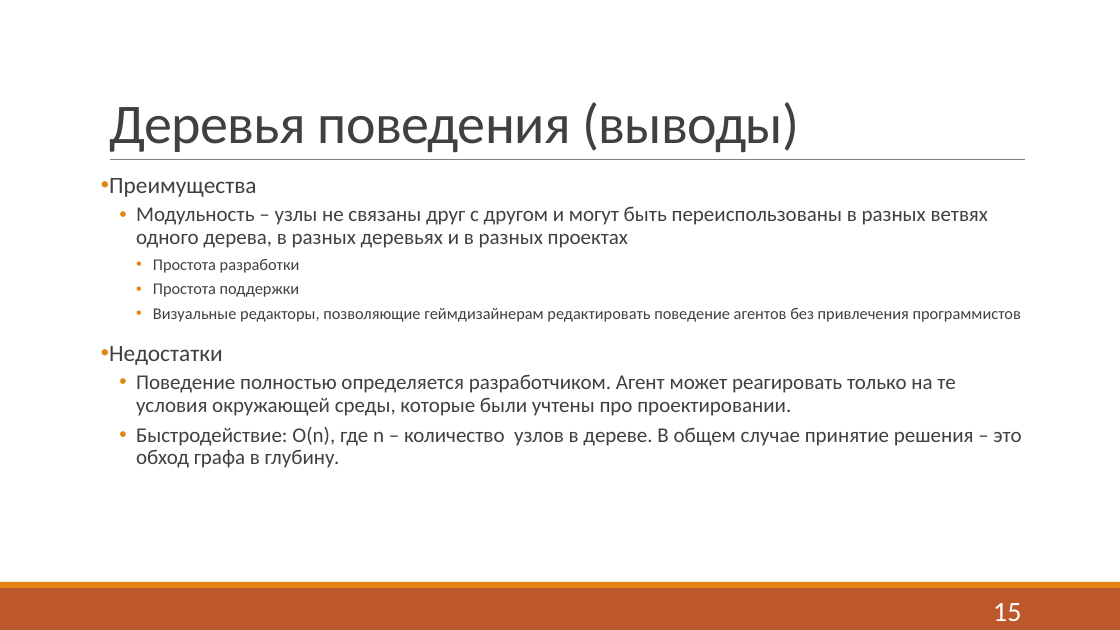
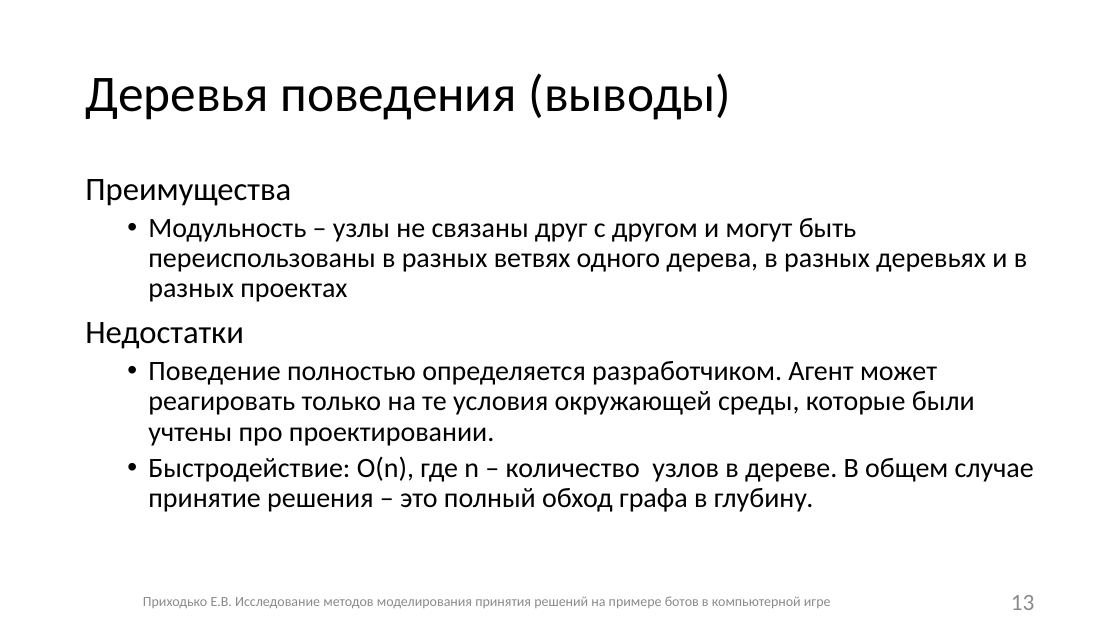
Before and after one commit to Fck-r-sns/Game_AI_thesis, a slide deck: slide 13 of Презентация.pptx (slide 15 before the commit). Drawn at 1120x630 pixels with LibreOffice and Linux fonts; fonts in the diff are those of the drawing. Boxes give left, top, right and bottom in pixels: in the first picture for what was removed or moved away, otherwise in the second. Text is boxed around its words. In the diff, an @@ line names an element or a change of style, - is before the commit and + after.

```diff
--- a/Презентация.pptx
+++ b/Презентация.pptx
@@ title "Деревья поведения (выводы)": place and size @@
-title "Деревья поведения (выводы)" at [109, 102, 799, 152]
+title "Деревья поведения (выводы)" at [85, 73, 732, 120]
@@ title "Деревья поведения (выводы)" at [85, 73, 732, 120]: size 48 to 44 pt, text colour #404040 to #000000, letter spacing -0.5 to 0 pt; line spacing 0.85 to 0.9; vertical alignment bottom to middle @@
@@ text "Преимущества": place and size @@
-text "Преимущества" at [109, 178, 1021, 468]
+text "Преимущества" at [85, 179, 1034, 512]
@@ text at [85, 179, 1027, 446]: size 20 to 28 pt in "Преимущества", "Недостатки"; text colour #404040 to #000000 in "Преимущества", "Модульность – узлы не связаны друг с ...", "Недостатки", "Поведение полностью определяется разработчиком. Агент может  ..."; size 18 to 24 pt in "Модульность – узлы не связаны друг с ...", "Поведение полностью определяется разработчиком. Агент может  ..."; bullet • to none; less space between paragraphs; indent changed @@
@@ line removed from (110, 160) to (1026, 160) @@
@@ text at [153, 259, 1021, 322]: paragraphs removed @@
-    • Простота разработки
-    • Простота поддержки
-    • Визуальные редакторы, позволяющие геймдизайнерам редактировать поведение агентов без привлечения программистов
@@ text at [148, 456, 1034, 512]: text changed; size 18 to 24 pt; text colour #404040 to #000000 @@
-  • Быстродействие: O(n), где n – количество узлов в дереве. В общем случае принятие решения – это обход графа в глубину.
+  • Быстродействие: O(n), где n – количество узлов в дереве. В общем случае принятие решения – это полный обход графа в глубину.
@@ rectangle removed at [0, 588, 1120, 630] @@
@@ rectangle removed at [0, 582, 1120, 588] @@
@@ text added at [143, 596, 831, 608], 12 pt, text #8C8C8C @@
+Приходько Е.В. Исследование методов моделирования принятия решений на примере ботов в компьютерной игре
@@ page number added at [1011, 595, 1035, 610], 20 pt, text #8C8C8C @@
+13
@@ page number removed at [993, 603, 1021, 621] @@
-15
```
Also in this commit, not shown: 18 other slides changed, 8 slides added, 10 slides removed, 1 other file.
